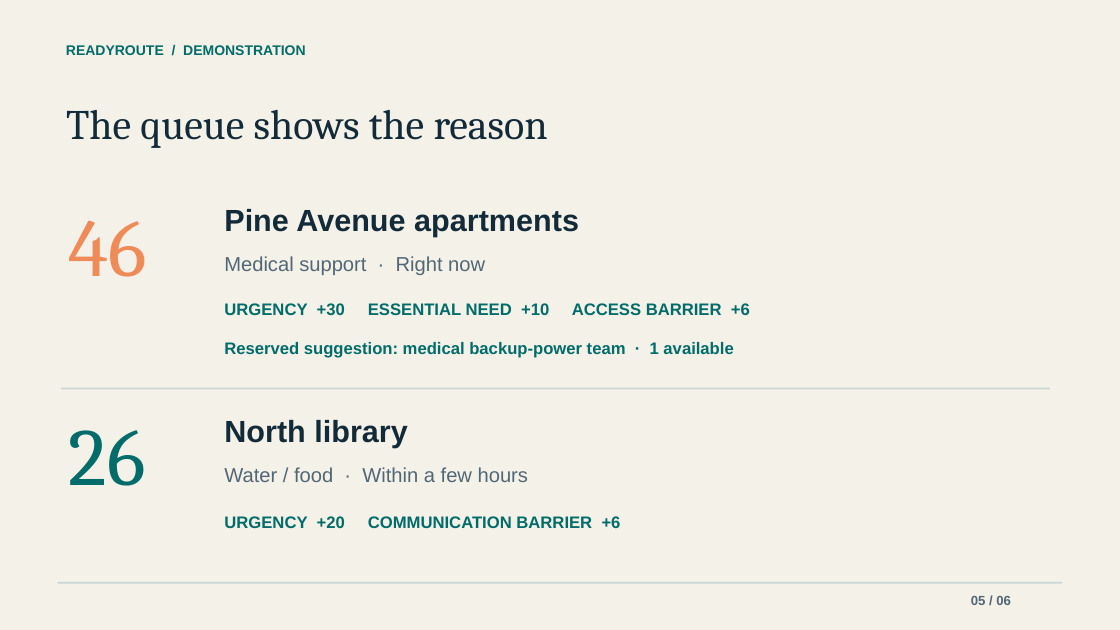
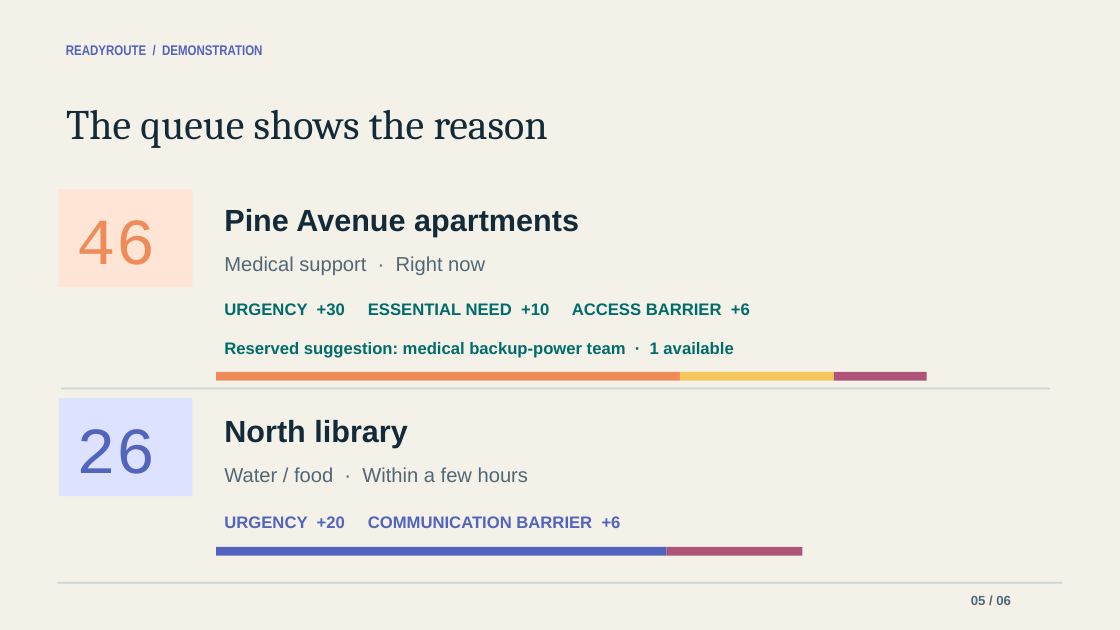
Before and after one commit to Amartya-J/ycs, a slide deck: slide 5 of ReadyRoute_presentation.pptx. Drawn at 1120x630 pixels with LibreOffice and Linux fonts; fonts in the diff are those of the drawing. Boxes give left, top, right and bottom in pixels: in the first picture for what was removed or moved away, otherwise in the second. Text is boxed around its words. In the diff, an @@ line names an element or a change of style, - is before the commit and + after.

```diff
--- a/ReadyRoute_presentation.pptx
+++ b/ReadyRoute_presentation.pptx
@@ text "READYROUTE / DEMONSTRATION" at [66,45,262,55]: font Arial to Arial Narrow, text colour #006C69 to #5264BB @@
@@ rectangle added at [59,189,192,287], fill #FFE5D5 @@
@@ text "46": place and size @@
-text "46" at [69,221,147,277]
+text "46" at [76,220,155,265]
@@ text "46" at [76,220,155,265]: size 69.8 to 56.2 pt, font Cambria to Courier New @@
@@ rectangle added at [216,372,680,381], fill #EF8B58 @@
@@ rectangle added at [680,372,833,381], fill #F5C85C @@
@@ rectangle added at [834,372,927,381], fill #AD5478 @@
@@ rectangle added at [59,398,192,497], fill #DCE2FF @@
@@ text "26": place and size @@
-text "26" at [69,430,146,486]
+text "26" at [76,429,155,474]
@@ text "26" at [76,429,155,474]: size 69.8 to 56.2 pt, font Cambria to Courier New, text colour #006C69 to #5264BB @@
@@ text "URGENCY +20 COMMUNICATION BARRIER +6" at [224,516,621,528]: text colour #006C69 to #5264BB @@
@@ rectangle added at [216,547,666,555], fill #5264BB @@
@@ rectangle added at [667,547,802,555], fill #AD5478 @@
```
Also in this commit, not shown: 5 other slides changed, 6 other files.
